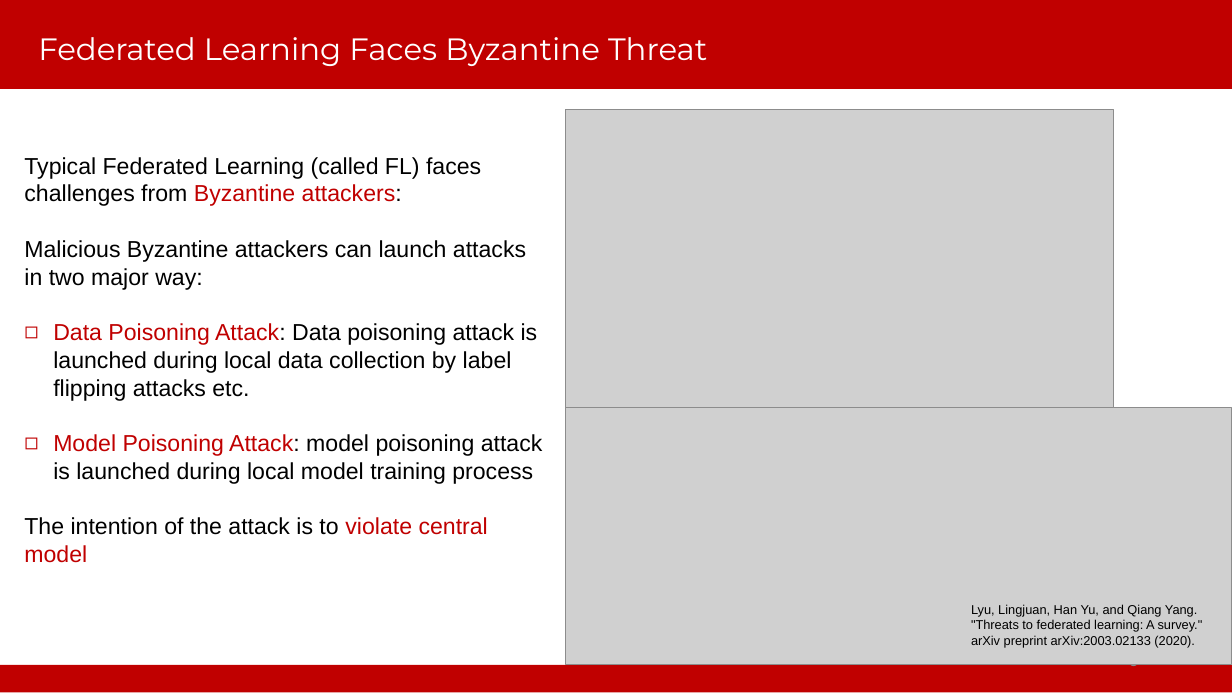
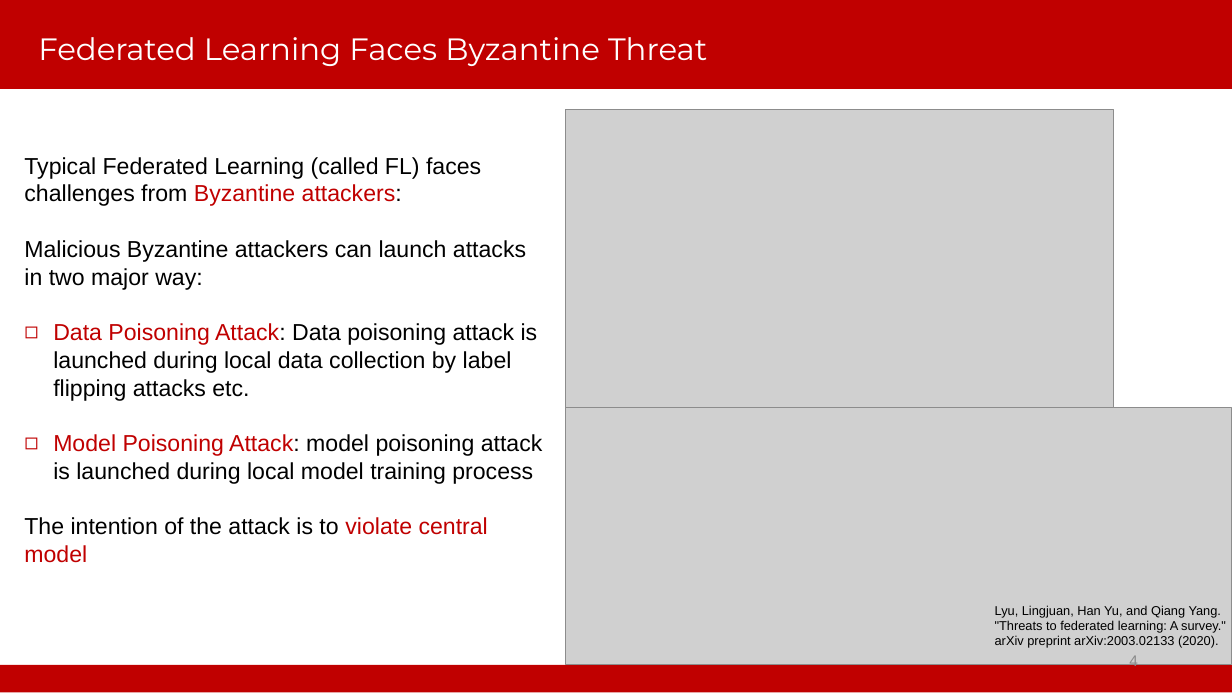
Before and after one commit to WhileBug/FLPhish, a slide deck: slide 4 of PPT/SecFL-Beibei Li.pptx (slide 3 before the commit). Drawn at 1232x693 pixels with LibreOffice and Linux fonts; fonts in the diff are those of the drawing; grey boxes stand for pictures; background and template pictures are left out. Boxes give left, top, right and bottom in pixels: in the first picture for what was removed or moved away, otherwise in the second. Text is boxed around its words. In the diff, an @@ line names an element or a change of style, - is before the commit and + after.

```diff
--- a/PPT/SecFL-Beibei Li.pptx
+++ b/PPT/SecFL-Beibei Li.pptx
@@ text "Lyu, Lingjuan, Han Yu, and ...": place and size @@
-text "Lyu, Lingjuan, Han Yu, and ..." at [971,604,1203,647]
+text "Lyu, Lingjuan, Han Yu, and ..." at [995,605,1226,648]
@@ page number at [1129,654,1138,670]: text changed @@
-3
+4
```
Also in this commit, not shown: 6 other slides changed, 1 slide added, 2 slides removed, 32 other files.
